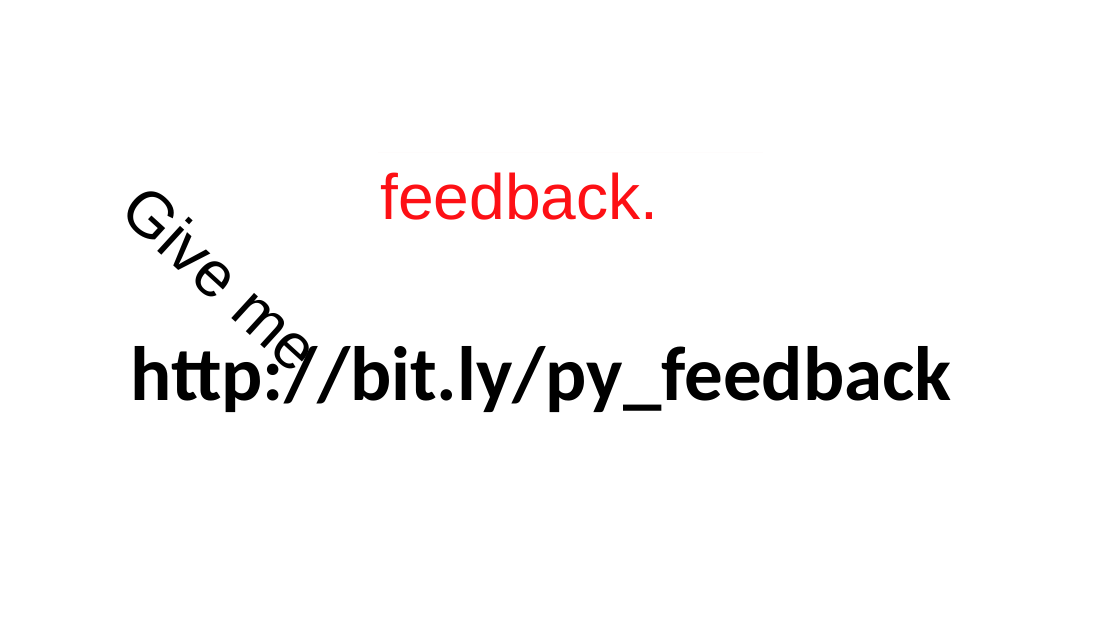
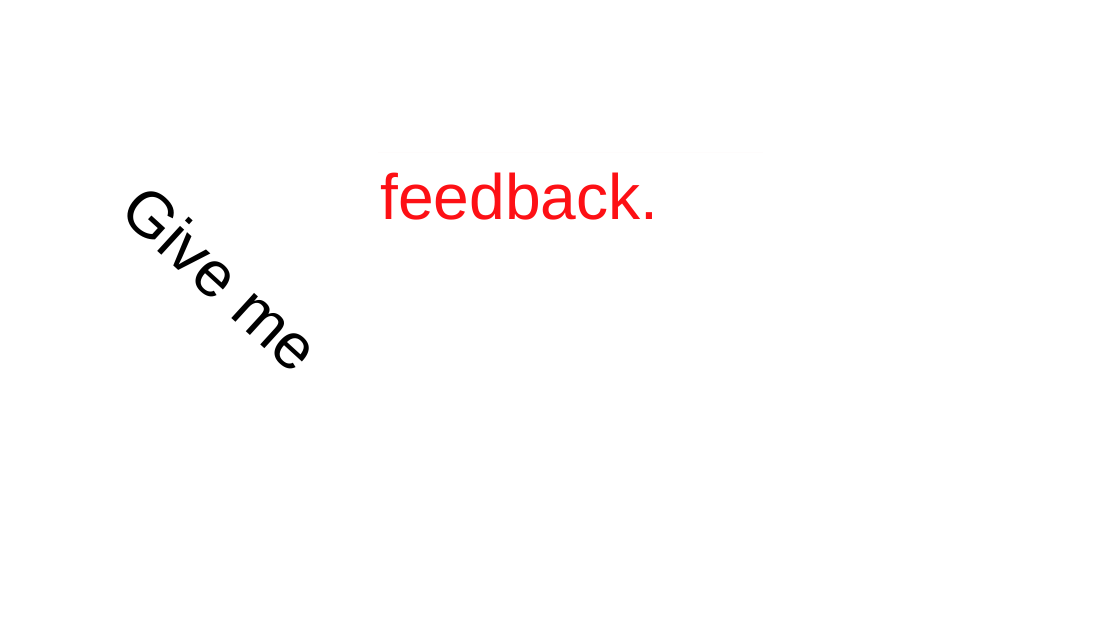
Before and after one commit to momills/python_web_scraping, a slide deck: slide 18 of 1. Python for Beginners.pptx (slide 16 before the commit). Drawn at 1120x630 pixels with LibreOffice and Linux fonts; fonts in the diff are those of the drawing. Boxes give left, top, right and bottom in pixels: in the first picture for what was removed or moved away, otherwise in the second. Text is boxed around its words. In the diff, an @@ line names an element or a change of style, - is before the commit and + after.

```diff
--- a/1. Python for Beginners.pptx
+++ b/1. Python for Beginners.pptx
@@ text removed at (131,336,952,412) @@
-http://bit.ly/py_feedback
```
Also in this commit, not shown: 3 other slides changed, 2 slides added.
